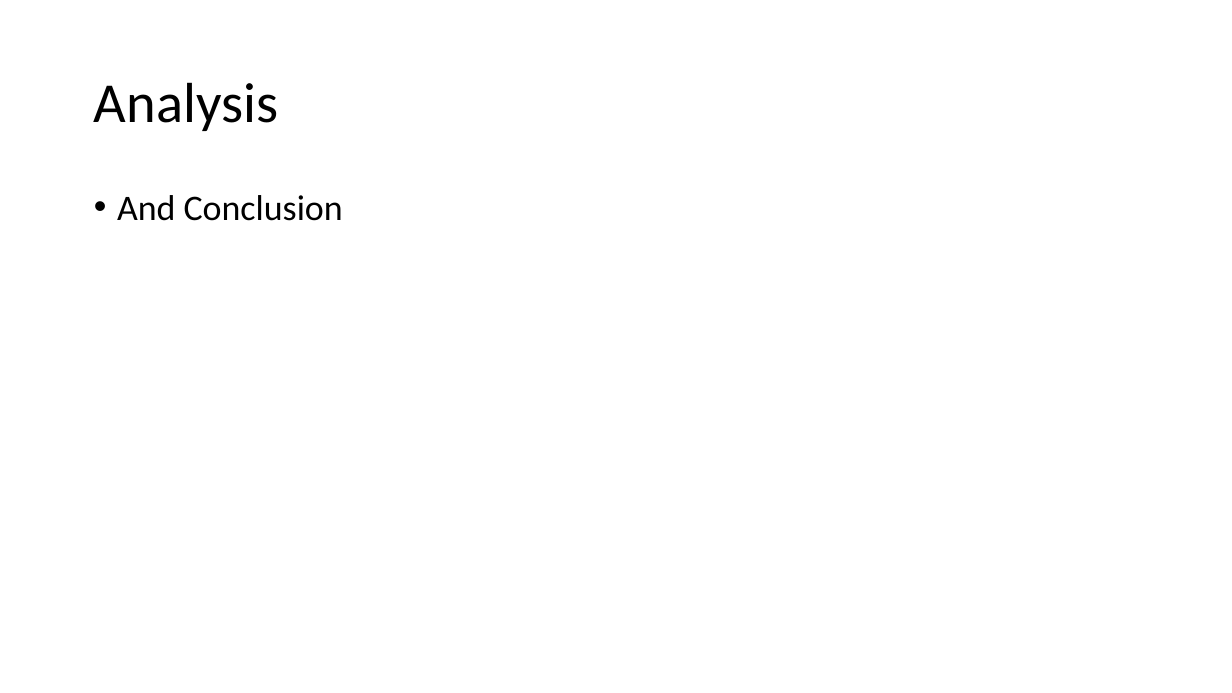
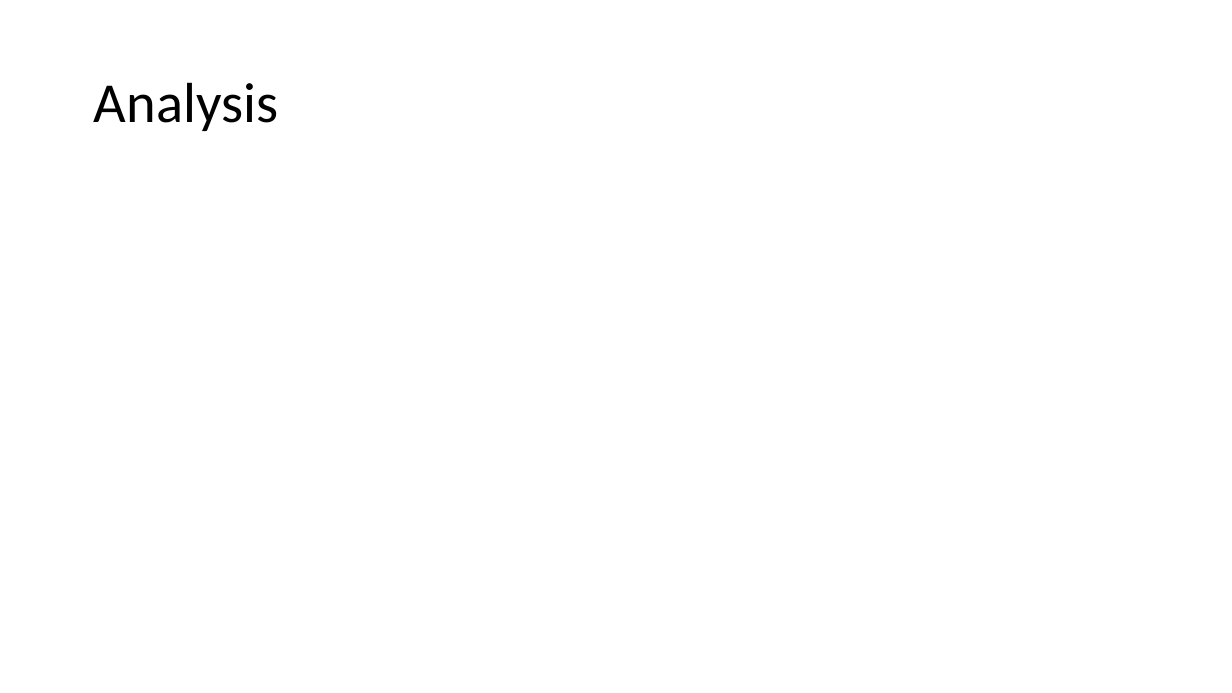
Before and after one commit to fta2112/Epi-Presentation, a slide deck: slide 17 of EpiGroup.pptx (slide 15 before the commit). Drawn at 1232x693 pixels with LibreOffice and Linux fonts; fonts in the diff are those of the drawing. Boxes give left, top, right and bottom in pixels: in the first picture for what was removed or moved away, otherwise in the second. Text is boxed around its words. In the diff, an @@ line names an element or a change of style, - is before the commit and + after.

```diff
--- a/EpiGroup.pptx
+++ b/EpiGroup.pptx
@@ text removed at [117,195,343,221] @@
-• And Conclusion
```
Also in this commit, not shown: 4 other slides changed, 7 slides added, 4 slides removed.
